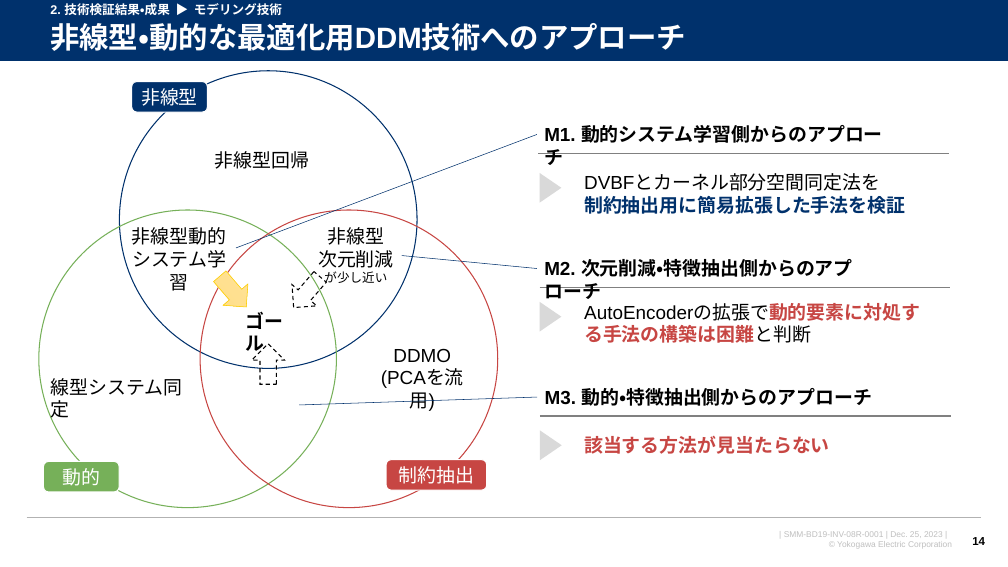
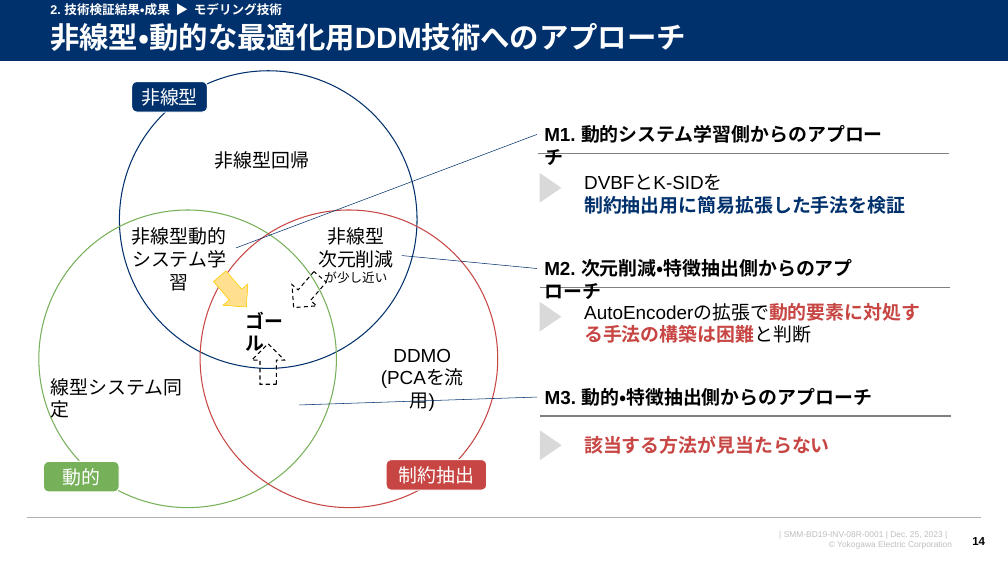
Before and after one commit to watarukumagai-git/opt, a slide deck: slide 14 of SoS/20231212_連携最適_LR2資料_kuma.pptx. Drawn at 1008x567 pixels with LibreOffice and Linux fonts; fonts in the diff are those of the drawing; background and template pictures are left out. Boxes give left, top, right and bottom in pixels: in the first picture for what was removed or moved away, otherwise in the second. Text is boxed around its words. In the diff, an @@ line names an element or a change of style, - is before the commit and + after.

```diff
--- a/SoS/20231212_連携最適_LR2資料_kuma.pptx
+++ b/SoS/20231212_連携最適_LR2資料_kuma.pptx
@@ text at <box>584,175,723,190</box>: text changed @@
-DVBFとカーネル部分空間同定法を
+DVBFとK-SIDを
```
Also in this commit, not shown: 12 other slides changed, 2 slides added, 1 slide removed, 1 other file.
